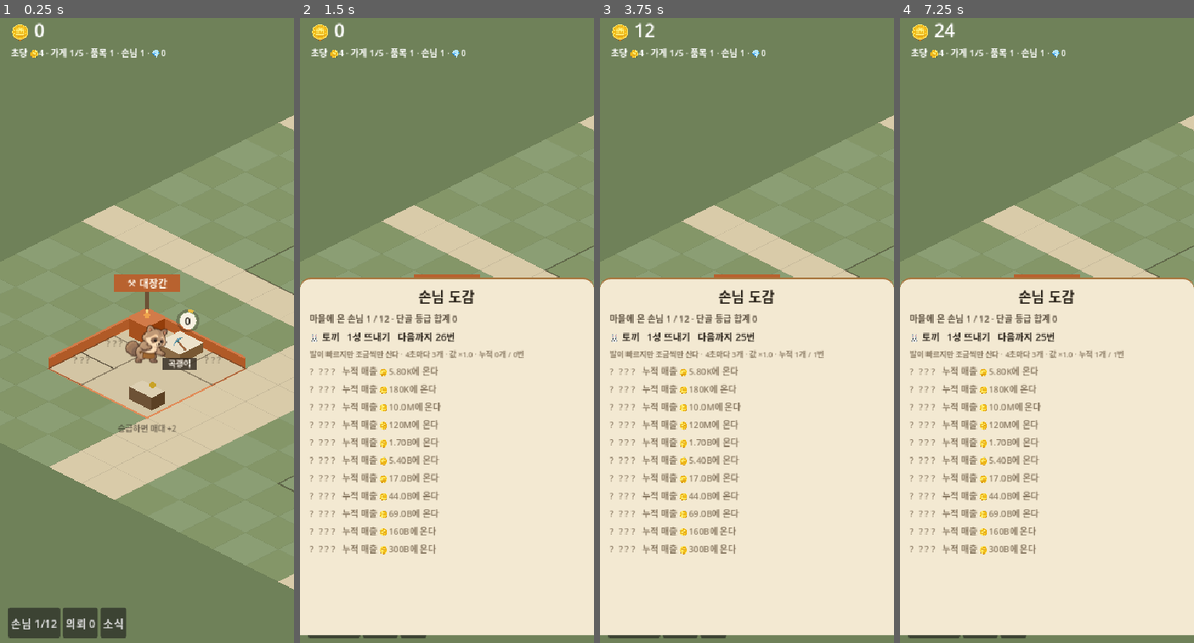
Above: before the commit, frames 1-4 (left to right).
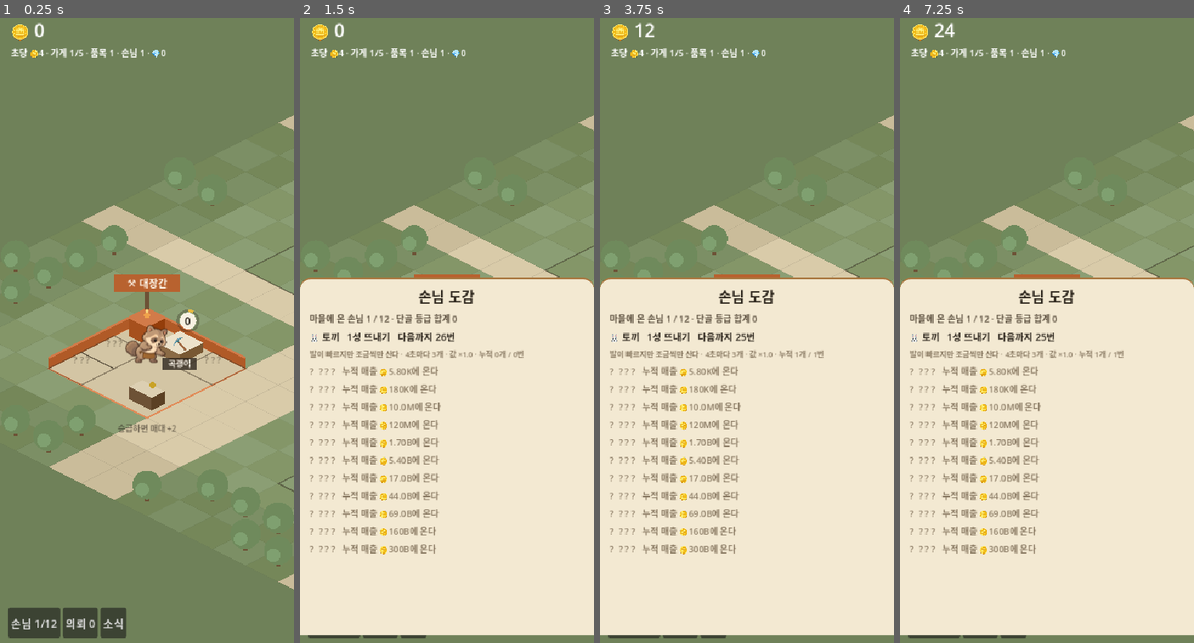
Above: after the commit, the same moments.

Repository: nonexpertchassi-creator/raccoon-hollow
Game: Godot game, scene res://main.tscn
Same seed, same stepped clock (60 frames per second), same inputs: the game is played once before the commit and once after it.
Inputs:
- Up to frame 1 (0.25 s): no input
- Up to frame 2 (1.5 s): click "손님 1/12" at 0.5 s; click "의뢰 0" at 1.25 s
- Up to frame 3 (3.75 s): click "소식" at 2 s; click "손님 1/12" at 2.75 s; click "의뢰 0" at 3.5 s
- Up to frame 4 (7.25 s): click "소식" at 4.25 s; click "손님 1/12" at 5 s; click "의뢰 0" at 5.75 s; click "소식" at 6.5 s

The runs differ from the first frame. In frame 1, 2.2% of the frame differs, in the area x 0-100%, y 24-88%; in frame 2, 0.7%; in frame 3, 0.7%; in frame 4, 0.7%.

Commit message:
손님 머리 위는 주문표다 — 동전은 팔린 순간에
유저 지적이 맞았다. 줄에 선 손님 머리 위의 돈은 "얼마 낼 사람"이라는
뜻이 되는데, 정작 무엇을 원하는지는 어디에도 안 보였다. 자바스크립트판의
주문표를 옮기면서 값만 남기고 빠뜨린 것이다. 머리 위엔 무엇을 몇 개,
값은 팔린 순간 계산대 위로 떠올랐다 사라진다. 주문표는 맨 앞사람만 —
줄이 길 때 전부 띄우면 서로 덮어 하나도 안 읽힌다(답안지에서 가져온 답).
찍는 도구에 SHOT_UNTIL=coin을 붙였다. 1.3초짜리는 그냥 찍으면 안 걸린다.

승급하면 물건 그림도 바뀐다. 다만 40종 × 3등급 = 120장을 그릴 이유는
없어서 두 겹으로 했다 — pick-1.png가 있으면 그걸 쓰고, 없으면 기본
그림에 등급 테(은·금)를 두른다. 값을 색으로 말하니 물건이 쇠든 종이든
통한다. 가게별 점장과 같은 수법이다.

배경은 마을 밖을 한 톤 어둡게 하고 테두리에 나무를 둘렀다. 벌판 한가운데
뚝 떨어져 있는 것보다 숲에 둘러싸인 편이 "골짜기"라는 말이 된다. 길은
비웠다 — 숲 사이로 이어져 나가는 것처럼 보여야 한다. 하늘·안개는 그림이
들어온 뒤에 본다. 도형 위에 분위기를 얹으면 그림이 올 때 다시 만든다.

Co-Authored-By: Claude Opus 5 <noreply@anthropic.com>

Diff:
--- a/godot/tests/shot.gd
+++ b/godot/tests/shot.gd
@@ -3,7 +3,7 @@
 ## main.tscn에는 안 넣는다 — 넣으면 게임을 켤 때마다 몇 초 뒤에 꺼진다.
 ##
 ##   SHOT_MINUTES=30           얼마나 감을지
-##   SHOT_UNTIL=bubble|grumpy  그 장면이 나올 때까지 더 감는다
+##   SHOT_UNTIL=bubble|grumpy|coin  그 장면이 나올 때까지 더 감는다
 ##   SHOT_ZOOM=1.0             그 크기로 찍는다(기본은 게임이 정한 값)
 ##   SHOT_PANEL=quests|guests|ledger|<가게id>   창을 열어 놓고 찍는다
 ##   SHOT_TAB=items|work|rank  가게 창의 갈피를 골라서 찍는다
@@ -72,6 +72,8 @@
 		return not main.village.bubble.is_empty()
 	if want == "grumpy":
 		return _grumpy(main) > 0
+	if want == "coin":
+		return not main.village.floats.is_empty()      # 팔린 순간 뜨는 엽전 표
 	return true
 
 func _process(_delta: float) -> void:
--- a/godot/view/art.gd
+++ b/godot/view/art.gd
@@ -24,6 +24,16 @@
 
 static var _cache: Dictionary = {}
 
+## 등급이 있는 그림(물건)은 **등급 것부터 찾는다.** `pick-1.png`가 있으면
+## 참쇠곡괭이는 그걸 쓰고, 없으면 기본 `pick.png`를 쓴다.
+## 40종 × 3등급 = 120장을 다 그릴 이유는 없다 — 그리고 싶은 것만 그리면 된다.
+static func ranked(dir: String, id: String, rank: int) -> Texture2D:
+	if rank > 0:
+		var t: Texture2D = tex(dir, "%s-%d" % [id, rank])
+		if t != null:
+			return t
+	return tex(dir, id)
+
 ## 없으면 null. 한 번 찾아본 것은 **없다는 사실까지** 기억한다 —
 ## 매 프레임 파일이 있나 물어보면 그리는 것보다 그 일이 더 비싸진다.
 static func tex(dir: String, id: String) -> Texture2D:
--- a/godot/view/panel.gd
+++ b/godot/view/panel.gd
@@ -392,7 +392,7 @@
 func _item_row(icon: String, id: String) -> HBoxContainer:
 	var row := HBoxContainer.new()
 	row.add_theme_constant_override("separation", 8)
-	var t: Texture2D = Art.tex("items", id)
+	var t: Texture2D = Art.ranked("items", id, sim.rank_of(shop_id))
 	if t != null:
 		var tr := TextureRect.new()
 		tr.texture = t
--- a/godot/view/village.gd
+++ b/godot/view/village.gd
@@ -23,6 +23,8 @@
 ## 걸어다니는 손님. sim이 "팔았다"고 알려오면 한 마리 생겨서 길로 들어온다.
 ## 화면은 늘 sim보다 조금 늦다 — 돈은 이미 들어왔지만 손님은 아직 걷고 있다.
 var walkers: Array = []
+## 한 번 뜨고 사라지는 표 — 팔린 값. 위로 떠오르며 옅어진다.
+var floats: Array = []
 ## 카메라 한가운데(세계 좌표). 까마귀가 화면을 가로지르는 데 쓴다.
 var cam_center: Vector2 = Vector2.ZERO
 const WALK := 95.0          # 손님 걸음(세계 px/초)
@@ -37,6 +39,9 @@
 ##   도형만 두 배로 커져 가게를 덮어 버린다. 실제로 찍어 보고 40으로 잡았다.
 ##   짐작으로 맞춘 숫자는 이렇게 한 번에 틀린다.
 const SHAPE := 40.0
+## 등급 테 — 물건이 몇 급인지 매대에서 바로 보이게. 0급(기본)은 안 두른다.
+## 값을 색으로 말하는 것이라 물건이 쇠든 종이든 상관없이 통한다.
+const RANK_RING := [Color(0, 0, 0, 0), Color("cfd6dd"), Color("e8b93f")]
 var _grng: Rng = Rng.new(20260821)
 func _gate() -> Vector2i:
 	return Iso.GATES[int(_grng.next() * Iso.GATES.size()) % Iso.GATES.size()]
@@ -108,10 +113,18 @@
 		"face": String(sale.guest.face), "id": String(sale.guest.id), "shop": idx, "state": "in",
 		"pos": Iso.w(enter.x + 0.5, enter.y + 0.5), "out_gate": _gate(),
 		"path": path, "step": 1, "wait": 0.0, "qwait": 0.0, "empty": empty,
-		"n": int(sale.n), "gain": float(sale.gain),
+		"n": int(sale.n), "gain": float(sale.gain), "sold": _order_of(sale),
 	})
 	line[idx].append(walkers[walkers.size() - 1])
 	clerks[idx].busy = 1.4
+
+## 이 손님이 무엇을 몇 개 사러 왔나. 머리 위에 띄울 주문표다.
+## 셋까지만 담는다 — 넷을 넘기면 말풍선이 손님보다 커져서 길을 덮는다.
+func _order_of(sale: Dictionary) -> Array:
+	var out: Array = []
+	for l in sale.lines:
+		out.append({"id": String(l.item.id), "icon": String(l.item.icon), "n": int(l.n)})
+	return out
 
 func _walk(wk: Dictionary, delta: float) -> bool:
 	var target: Vector2
@@ -139,6 +152,13 @@
 		bubble.t -= delta
 		if bubble.t <= 0.0:
 			bubble = {}
+	var live: Array = []
+	for f in floats:
+		f.t -= delta
+		f.pos.y -= delta * 26.0
+		if f.t > 0.0:
+			live.append(f)
+	floats = live
 	var keep: Array = []
 	for wk in walkers:
 		match wk.state:
@@ -155,6 +175,11 @@
 						wk.qwait += delta
 					if wk.wait >= BUY_TIME:
 						wk.state = "out"
+						if not wk.empty and wk.gain > 0.0:
+							# 엽전은 **팔린 순간**에만 뜬다. 손님 머리 위에 계속
+							# 붙여 두면 "얼마 낼 손님"이 되는데, 그건 아직 안 일어난 일이다.
+							floats.append({"pos": Iso.foot(sim, wk.shop).serve + Vector2(0, -40),
+								"text": "🪙" + Num.fmt(wk.gain), "t": 1.3})
 						line[wk.shop].erase(wk)
 						wk.path = Iso.route(Iso.nearest_road(Iso.door(sim, wk.shop)), wk.out_gate)
 						wk.step = 1
@@ -184,6 +209,16 @@
 func _make_props() -> Array:
 	var rng := Rng.new(20260820)
 	var out: Array = []
+	# 마을 밖 테두리 — **나무만** 빽빽하게. 마을이 벌판 한가운데 뚝 떨어져
+	# 있는 것보다, 숲으로 둘러싸인 편이 "여기가 골짜기"라는 말이 된다.
+	# (길은 비운다 — 길은 숲 사이로 이어져 나가는 것처럼 보여야 한다.)
+	for ty in range(-Iso.EDGE, Iso.GH + Iso.EDGE):
+		for tx in range(-Iso.EDGE, Iso.GW + Iso.EDGE):
+			if tx >= 0 and ty >= 0 and tx < Iso.GW and ty < Iso.GH:
+				continue
+			if Iso.is_road(tx, ty) or rng.next() > 0.62:
+				continue
+			out.append({"t": Vector2i(tx, ty), "k": "tree", "o": 0.7 + rng.next() * 0.9})
 	for ty in range(Iso.GH):
 		for tx in range(Iso.GW):
 			if Iso.is_road(tx, ty):
@@ -239,6 +274,10 @@
 	var S: Vector2 = Iso.w(tx + 1, ty + 1)
 	var W: Vector2 = Iso.w(tx, ty + 1)
 	var col: Color = C.road if road else (C.grass if (tx + ty) % 2 == 1 else C.grass2)
+	# 마을 밖은 한 톤 어둡다. 같은 색으로 깔면 어디까지가 마을인지 안 보이고,
+	# 밀 수 있는 데까지 밀어 놓고 "여긴 뭐지" 하게 된다.
+	if tx < 0 or ty < 0 or tx >= Iso.GW or ty >= Iso.GH:
+		col = _shade(col, -0.06)
 	_quad(N, E, S, W, col)
 	_outline(N, E, S, W, Color(0, 0, 0, 0.05 if road else 0.03), 1.0)
 
@@ -366,7 +405,12 @@
 	var capped: bool = shown >= cap
 
 	_box(o.x + spot.x + 0.14, o.y + spot.y + 0.14, 0.72, 0.72, 14, C.paper, C.wood)
-	var pic: Texture2D = Art.tex("items", String(it.id))
+	# 등급이 오르면 그림도 바뀐다 — 그 등급 그림이 있으면 그것,
+	# 없으면 기본 그림에 **등급 테**를 둘러 표시한다(무쇠→참쇠→강철).
+	var rk: int = sim.rank_of(String(shop.id))
+	if rk > 0:
+		draw_arc(p + Vector2(0, -8), 21.0, 0, TAU, 26, RANK_RING[min(rk, RANK_RING.size() - 1)], 3.0)
+	var pic: Texture2D = Art.ranked("items", String(it.id), rk)
 	if pic != null:
 		_sprite(pic, p + Vector2(0, -6), "items")
 	else:
@@ -572,9 +616,39 @@
 	# 받아 들고도 화난 얼굴이 남아 있으면 그것도 '왜 화났지'가 된다.
 	if wk.qwait > Content.SERVICE.linePatience:
 		_text(wk.pos + Vector2(15, -44 + bob), "😠", 17, Color.WHITE)
-	var txt: String = "🪙%s" % Num.fmt(wk.gain)
-	_chip(wk.pos + Vector2(0, -78), 20.0 + txt.length() * 11.0, 21, Color(0.17, 0.14, 0.11, 0.82))
-	_text(wk.pos + Vector2(0, -63), txt, 12, Color("ffe9a8"))
+	_order(wk)
+
+## 주문표 — **무엇을 몇 개 사러 왔는지.**
+##
+## ★ 여기에 값(🪙)을 띄우고 있었다. 그런데 그건 아직 안 일어난 일이다 —
+##   줄에 선 손님 머리 위의 돈은 "얼마 낼 사람"이라는 뜻이 되고, 정작
+##   "무엇을 원하는지"는 어디에도 안 보였다. 원하는 것을 띄우고,
+##   값은 팔린 순간에 계산대 위로 띄운다(floats).
+func _order(wk: Dictionary) -> void:
+	var sold: Array = wk.sold
+	if sold.is_empty():
+		return
+	# 줄이 길 때 전부 띄우면 주문표끼리 겹쳐 어느 것도 안 읽힌다.
+	# **맨 앞사람만** — 줄을 세운 이유의 절반이 이것이다(자바스크립트판에서 얻은 답).
+	if line[wk.shop].find(wk) != 0:
+		return
+	var show: int = min(3, sold.size())
+	var more: int = sold.size() - show
+	var wd: float = 18.0 + show * 40.0 + (26.0 if more > 0 else 0.0)
+	var y: Vector2 = wk.pos + Vector2(0, -78 + sin(_t * 3.4) * 1.6)
+	_chip(y, wd, 24, Color(0.99, 0.96, 0.91, 0.95))
+	var x: float = y.x - wd * 0.5 + 12.0
+	for i in range(show):
+		var sg: Dictionary = sold[i]
+		var pic: Texture2D = Art.ranked("items", String(sg.id), sim.rank_of(String(Content.SHOPS[wk.shop].id)))
+		if pic != null:
+			draw_texture_rect(pic, Rect2(Vector2(x - 2, y.y + 2), Vector2(16, 18)), false)
+		else:
+			_text(Vector2(x + 6, y.y + 18), String(sg.icon), 14, Color.WHITE)
+		_text(Vector2(x + 26, y.y + 18), str(int(sg.n)), 13, C.ink)
+		x += 40.0
+	if more > 0:
+		_text(Vector2(x + 10, y.y + 18), "+%d" % more, 12, C.ink2)
 
 ## 물어보는 말풍선 — 현판 바로 위. 깊이 정렬 밖에 그린다(지붕에 가리면 못 읽는다).
 func _bubble() -> void:
@@ -693,6 +767,10 @@
 	layer.sort_custom(func(a, b): return a.z < b.z if a.z != b.z else a.i < b.i)
 	for e in layer:
 		e.f.call()
+	for f in floats:
+		var a: float = clampf(f.t, 0.0, 1.0)
+		_chip(f.pos, 22.0 + String(f.text).length() * 11.0, 21, Color(0.17, 0.14, 0.11, 0.82 * a))
+		_text(f.pos + Vector2(0, 15), String(f.text), 12, Color(0.99, 0.91, 0.66, a))
 	if not bubble.is_empty():
 		_bubble()
 	# 나쁜 놈은 **늘 맨 앞**에 그린다. 지붕 뒤에 숨으면 누를 수가 없다.
Not shown, changed: ASSETS.md
Not shown, changed: PLAN.md
Not shown, changed: tools/art.mjs
